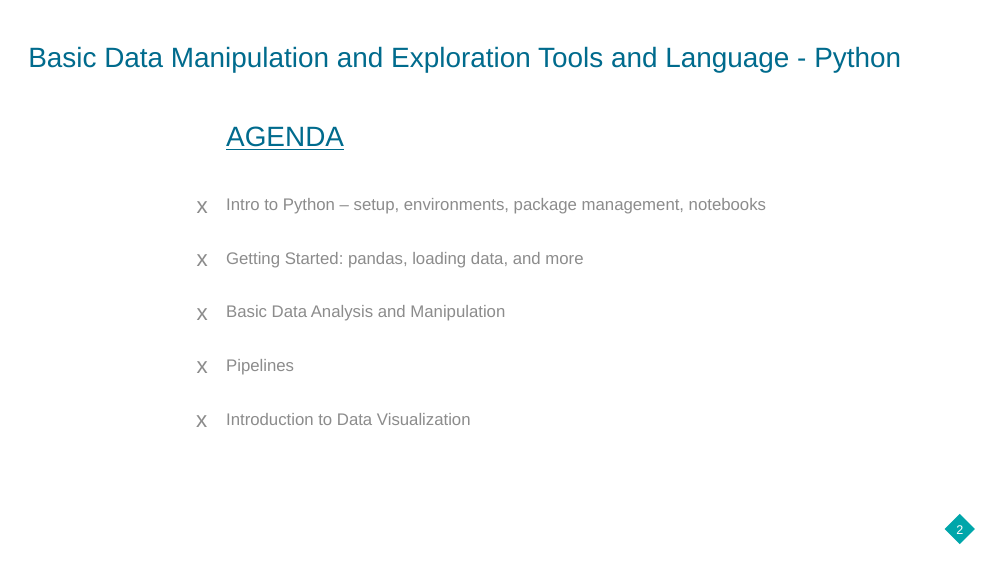
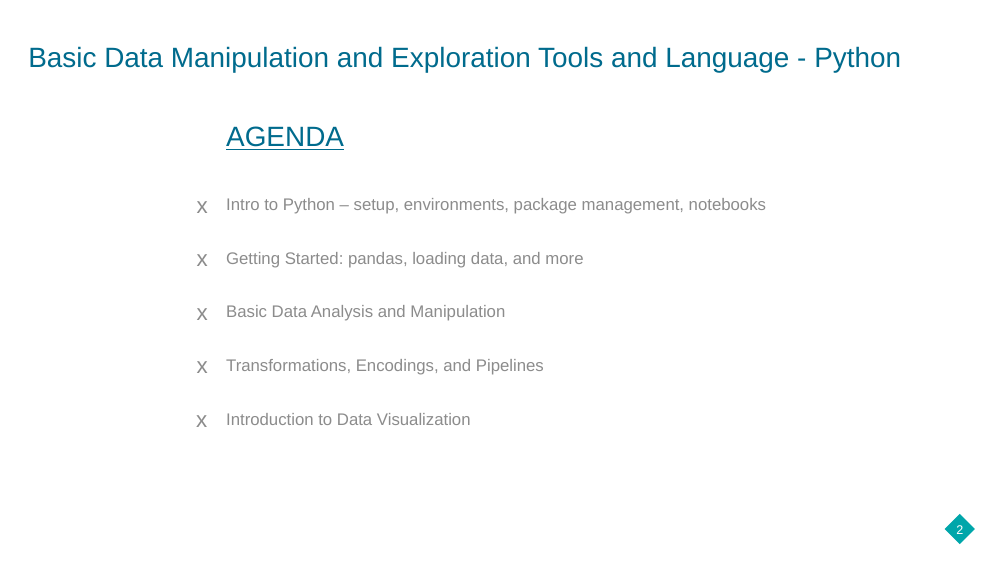
Before and after one commit to hanewinckel/ppas-python, a slide deck: slide 2 of Presentations/PPAS_BasicDataManipulation-Python.pptx. Drawn at 1008x567 pixels with LibreOffice and Linux fonts; fonts in the diff are those of the drawing; background and template pictures are left out. Boxes give left, top, right and bottom in pixels: in the first picture for what was removed or moved away, otherwise in the second. Text is boxed around its words. In the diff, an @@ line names an element or a change of style, - is before the commit and + after.

```diff
--- a/Presentations/PPAS_BasicDataManipulation-Python.pptx
+++ b/Presentations/PPAS_BasicDataManipulation-Python.pptx
@@ text at [226, 359, 544, 375]: text changed @@
-Pipelines
+Transformations, Encodings, and Pipelines
```
Also in this commit, not shown: 17 slides added.
